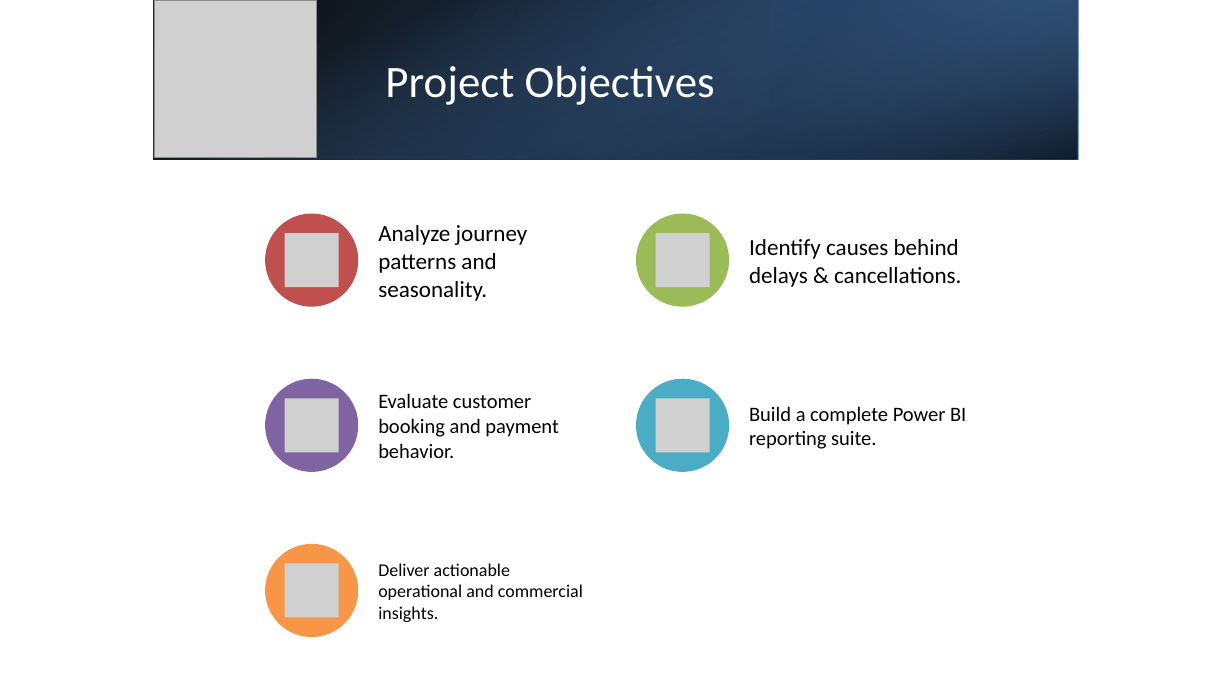
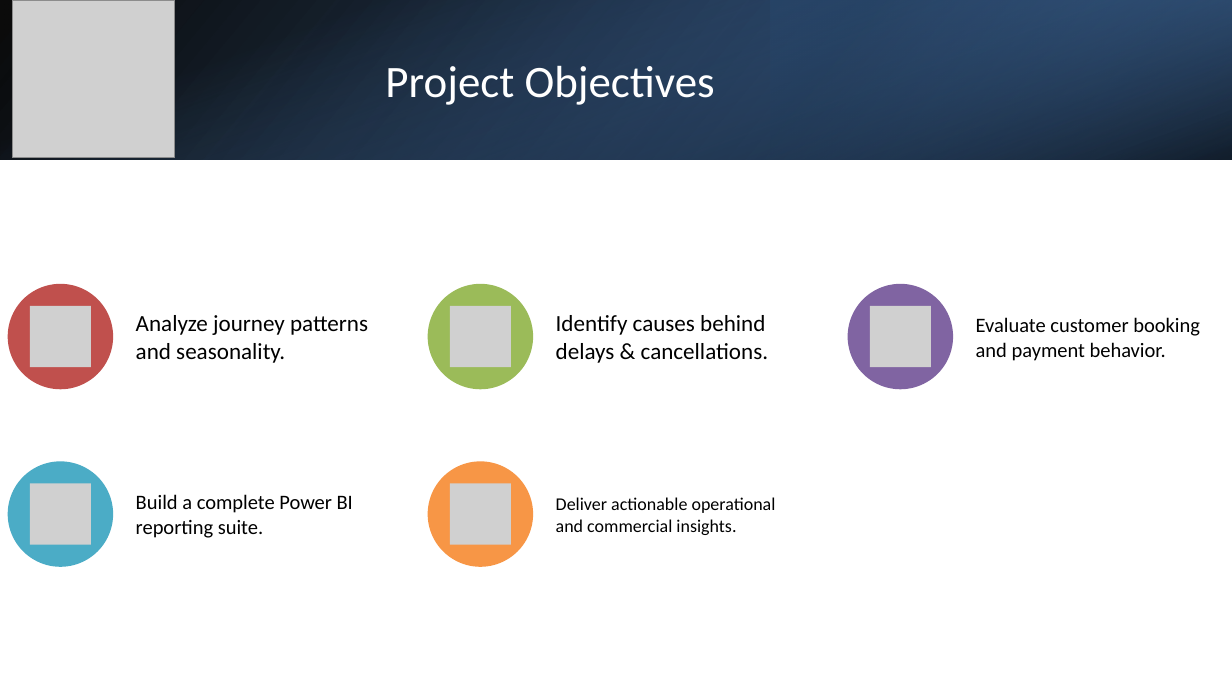
Before and after one commit to powerbiteam1/UK-Train-Rides, a slide deck: slide 3 of UK_Rail_Analytics_Presentation_CEO_V5.pptx. Drawn at 1232x693 pixels with LibreOffice and Linux fonts; fonts in the diff are those of the drawing; grey boxes stand for pictures. Boxes give left, top, right and bottom in pixels: in the first picture for what was removed or moved away, otherwise in the second. Text is boxed around its words. In the diff, an @@ line names an element or a change of style, - is before the commit and + after.

```diff
--- a/UK_Rail_Analytics_Presentation_CEO_V5.pptx
+++ b/UK_Rail_Analytics_Presentation_CEO_V5.pptx
@@ rectangle: place and size @@
-rectangle at [154,0,1079,159]
+rectangle at [0,0,1232,159]
@@ rectangle: place and size @@
-rectangle at [153,0,1078,159]
+rectangle at [0,0,1232,159]
@@ picture: place and size @@
-picture at [154,0,317,158]
+picture at [12,0,175,158]
@@ rectangle: place and size @@
-rectangle at [770,0,1078,159]
+rectangle at [770,0,1232,159]
@@ ellipse: place and size @@
-ellipse at [265,213,359,307]
+ellipse at [7,284,113,389]
@@ text "Analyze journey patterns and seasonality." rewrapped from [378,225,528,301] to [136,315,368,363] @@
@@ ellipse: place and size @@
-ellipse at [636,213,729,307]
+ellipse at [428,284,533,389]
@@ text "Identify causes behind delays & ...": place and size @@
-text "Identify causes behind delays & ..." at [749,239,961,287]
+text "Identify causes behind delays & ..." at [556,315,768,363]
@@ ellipse: place and size @@
-ellipse at [265,379,359,472]
+ellipse at [848,284,953,389]
@@ text "Evaluate customer booking and payment ..." rewrapped from [378,393,558,458] to [976,317,1200,361] @@
@@ picture: place and size @@
-picture at [285,233,338,287]
+picture at [30,306,91,367]
@@ picture: place and size @@
-picture at [656,233,710,287]
+picture at [450,306,511,367]
@@ picture: place and size @@
-picture at [285,398,338,452]
+picture at [870,306,931,367]
@@ picture removed at [656,398,710,452] @@
@@ ellipse: place and size @@
-ellipse at [636,379,729,472]
+ellipse at [7,461,113,567]
@@ text "Build a complete Power BI ...": place and size @@
-text "Build a complete Power BI ..." at [749,406,966,449]
+text "Build a complete Power BI ..." at [136,494,353,538]
@@ ellipse: place and size @@
-ellipse at [265,544,359,638]
+ellipse at [428,461,533,567]
@@ text "Deliver actionable operational and commercial ..." rewrapped from [378,563,583,622] to [556,497,776,535] @@
@@ picture added at [30,483,91,544] @@
@@ picture added at [450,483,511,544] @@
@@ picture removed at [285,564,338,617] @@
```
Also in this commit, not shown: 7 other slides changed, 1 slide added, 1 slide removed, 1 other file.
